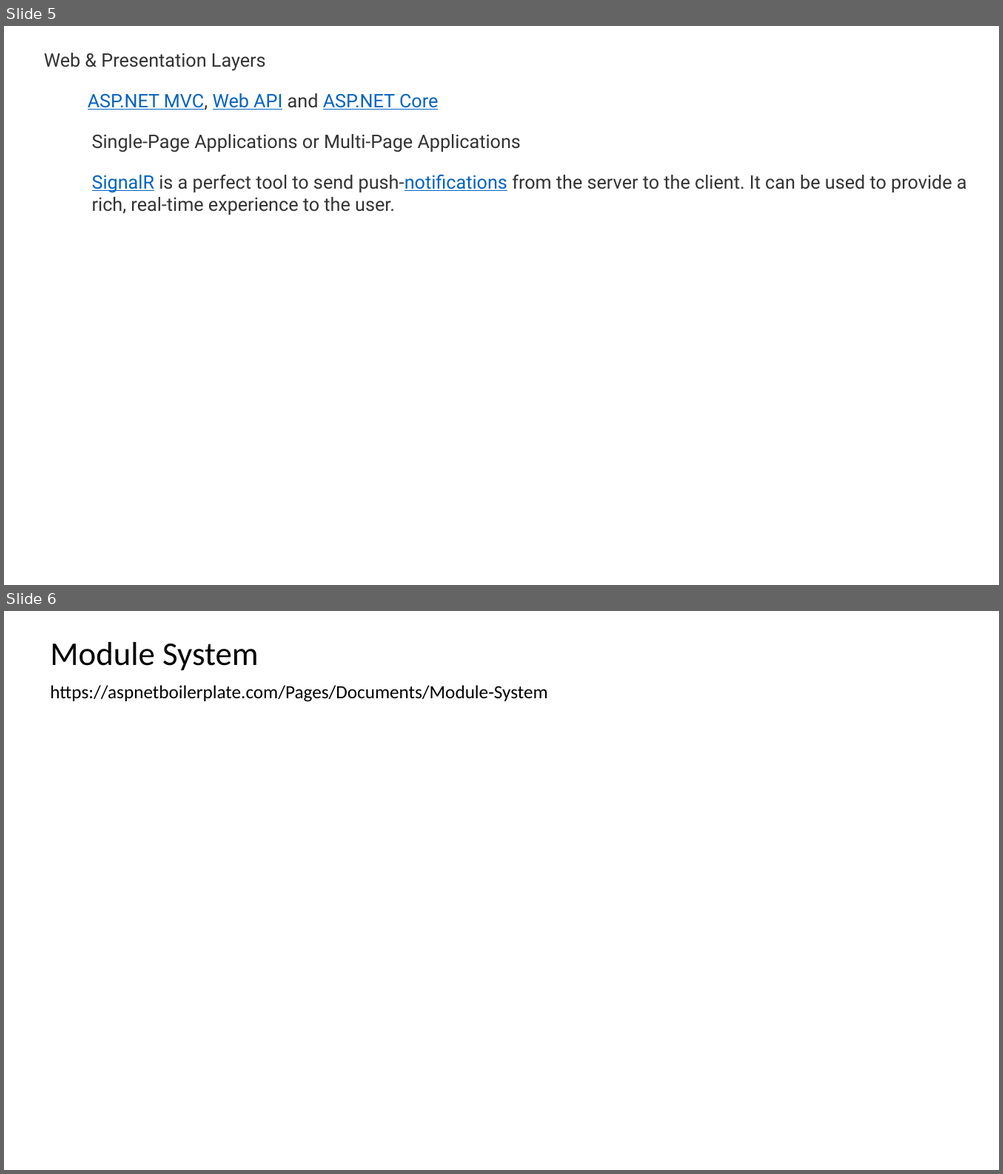
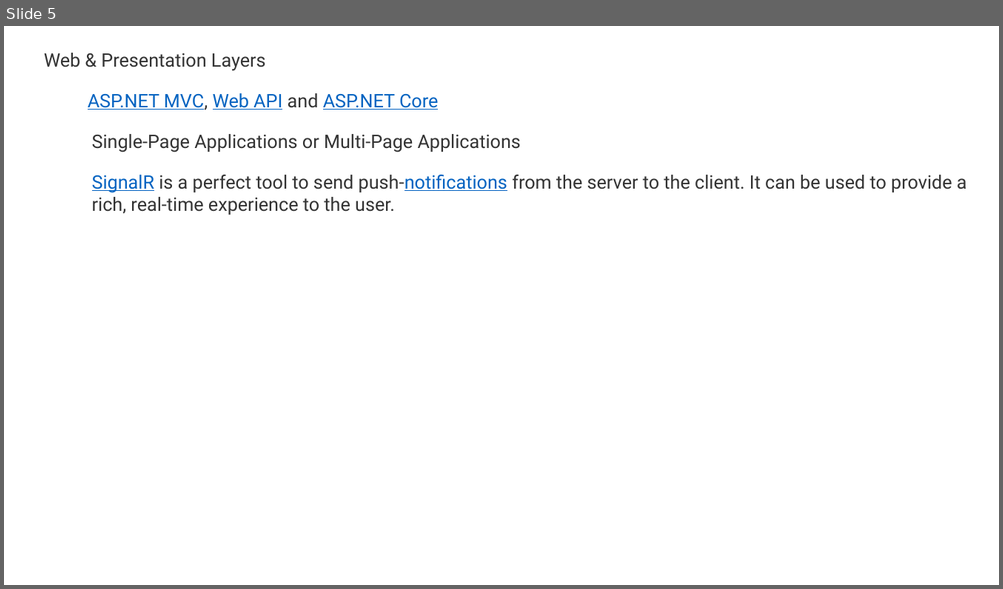
Before and after one commit to FredJiangFei/MyDocuments, a slide deck: 工作/abp/abp.pptx. Shown one above the other, each under a label of ours: slides 5 and 6 before the commit, slide 5 after it. The pictures are 1003x1174 and 1003x589 pixels, drawn with LibreOffice and Linux fonts; fonts in the diff are those of the drawing. Boxes give left, top, right and bottom in pixels: in the first picture for what was removed or moved away, otherwise in the second. Text is boxed around its words. In the diff, an @@ line names an element or a change of style, - is before the commit and + after.

```diff
--- a/工作/abp/abp.pptx
+++ b/工作/abp/abp.pptx
@@ slide 6 removed at [4, 611, 999, 1170], background #FFFFFF @@
@@ text removed at [50, 642, 259, 671] @@
-Module System
@@ text removed at [50, 685, 547, 702] @@
-https://aspnetboilerplate.com/Pages/Documents/Module-System
```
Also in this commit, not shown: 4 slides added.
